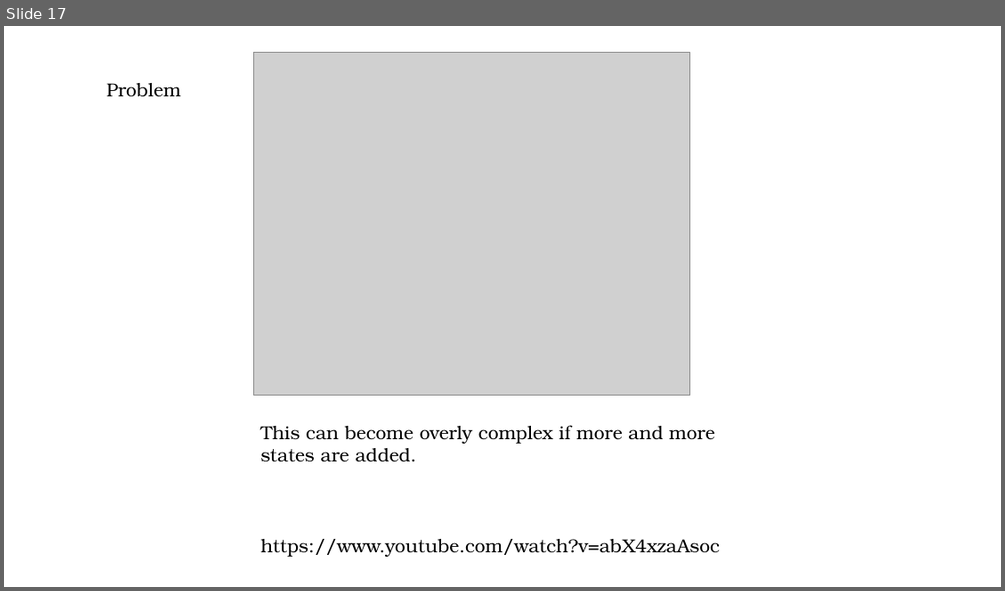
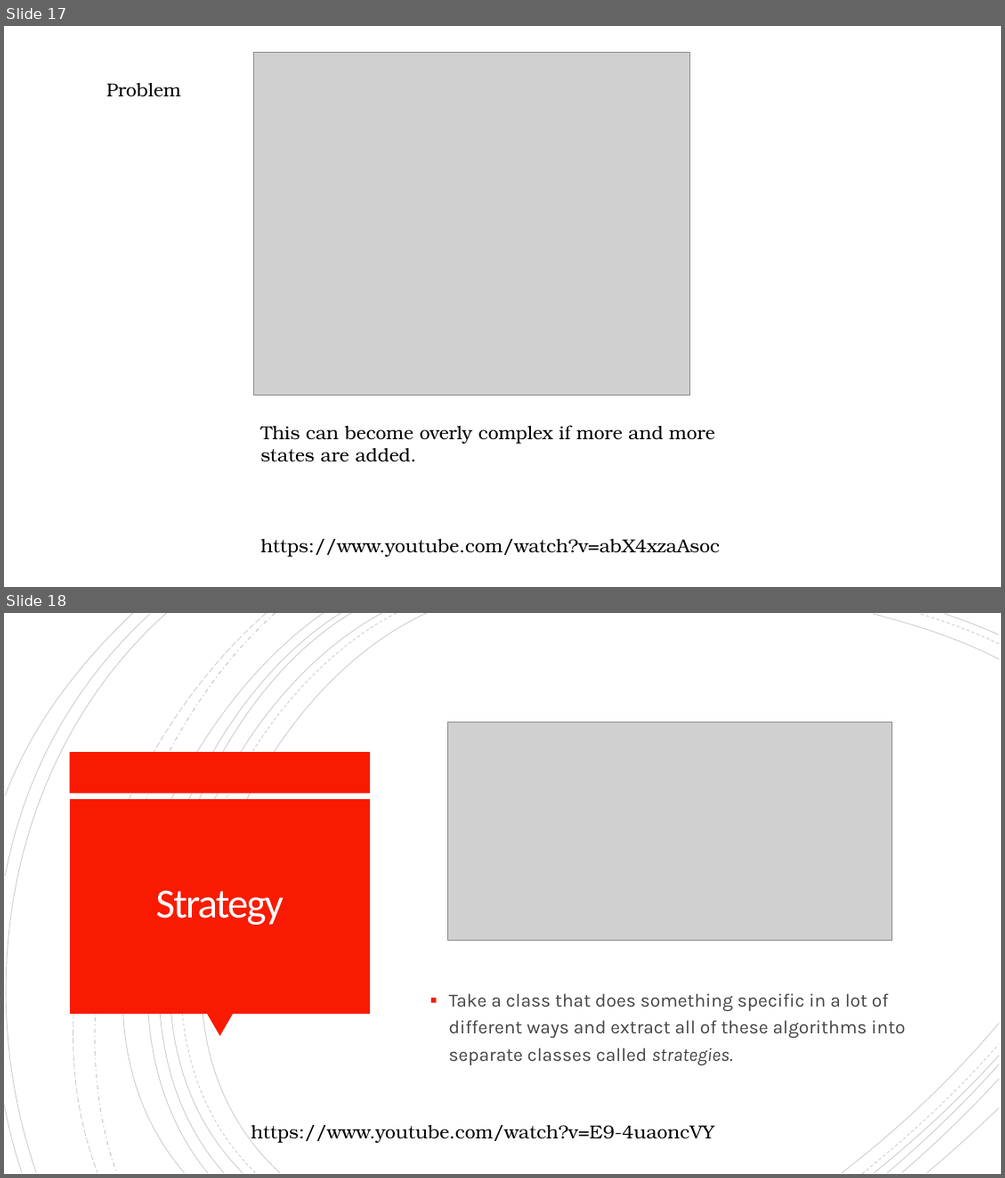
Before and after one commit to TeamOsprey/BytesAndBites, a slide deck: Slides/BytesAndBites - Design Patterns - Behavioural.pptx. Shown one above the other, each under a label of ours: slide 17 before the commit, slides 17 and 18 after it. The pictures are 1005x591 and 1005x1178 pixels, drawn with LibreOffice and Linux fonts; fonts in the diff are those of the drawing; grey boxes stand for pictures. Boxes give left, top, right and bottom in pixels: in the first picture for what was removed or moved away, otherwise in the second. Text is boxed around its words. In the diff, an @@ line names an element or a change of style, - is before the commit and + after.

```diff
--- a/Slides/BytesAndBites - Design Patterns - Behavioural.pptx
+++ b/Slides/BytesAndBites - Design Patterns - Behavioural.pptx
@@ slide 18 added at [4,613,1001,1174], background #FFFFFF @@
@@ group added at [4,613,999,1174]: 21 freeform shapes @@
@@ picture added at [448,722,892,941] @@
@@ rectangle added at [70,752,371,793], fill #F81B02 @@
@@ rectangle added at [70,799,370,1013], fill #F81B02 @@
@@ title added at [156,890,283,925], 40 pt, text #FFFEFF @@
+Strategy
@@ text added at [449,993,905,1065], 18 pt, text #444444 @@
+▪ Take a class that does something specific in a lot of different ways and extract all of these algorithms into separate classes called strategies.
@@ triangle added at [207,1013,233,1037], fill #F81B02 @@
@@ text added at [251,1125,714,1143], 18 pt, text #000000 @@
+https://www.youtube.com/watch?v=E9-4uaoncVY
```
Also in this commit, not shown: 6 other slides added.
